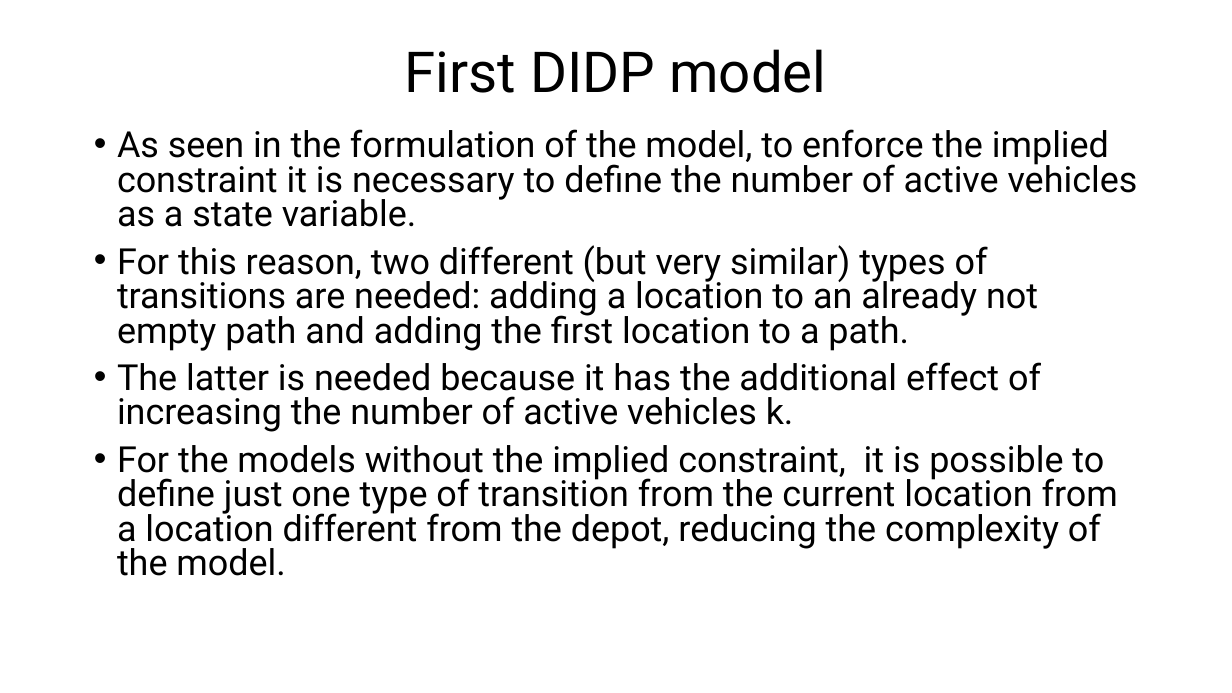
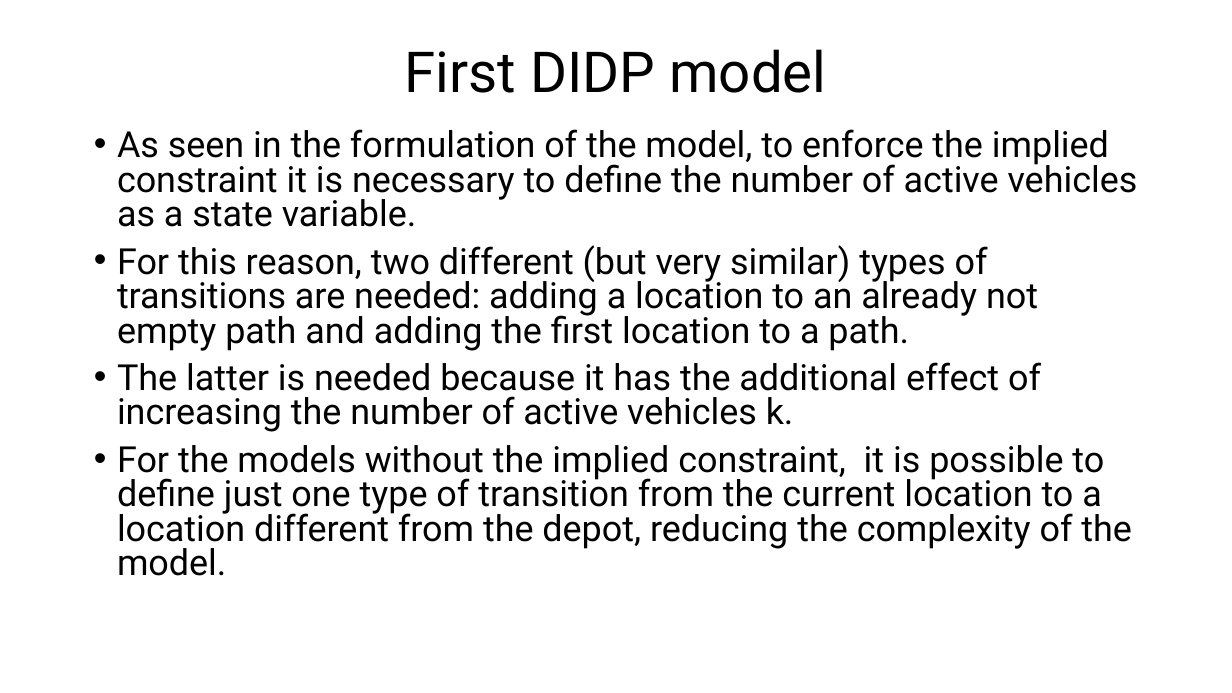
Before and after one commit to FabioGiordana/DIDP-On-Routing-Problems, a slide deck: slide 15 of mmcvrp/VrpSets/MM-CVRP-v2.pptx. Drawn at 1232x693 pixels with LibreOffice and Linux fonts; fonts in the diff are those of the drawing. Boxes give left, top, right and bottom in pixels: in the first picture for what was removed or moved away, otherwise in the second. Text is boxed around its words. In the diff, an @@ line names an element or a change of style, - is before the commit and + after.

```diff
--- a/mmcvrp/VrpSets/MM-CVRP-v2.pptx
+++ b/mmcvrp/VrpSets/MM-CVRP-v2.pptx
@@ text at [117,445,1132,576]: text changed @@
-• For the models without the implied constraint, it is possible to define just one type of transition from the current location from a location different from the depot, reducing the complexity of the model.
+• For the models without the implied constraint, it is possible to define just one type of transition from the current location to a location different from the depot, reducing the complexity of the model.
```
Also in this commit, not shown: 4 other slides changed.
